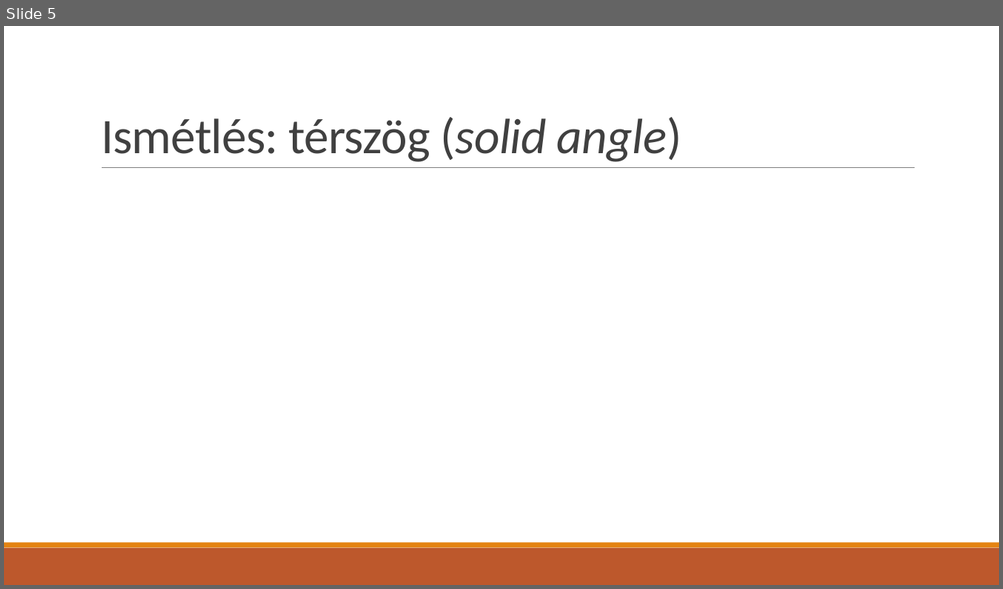
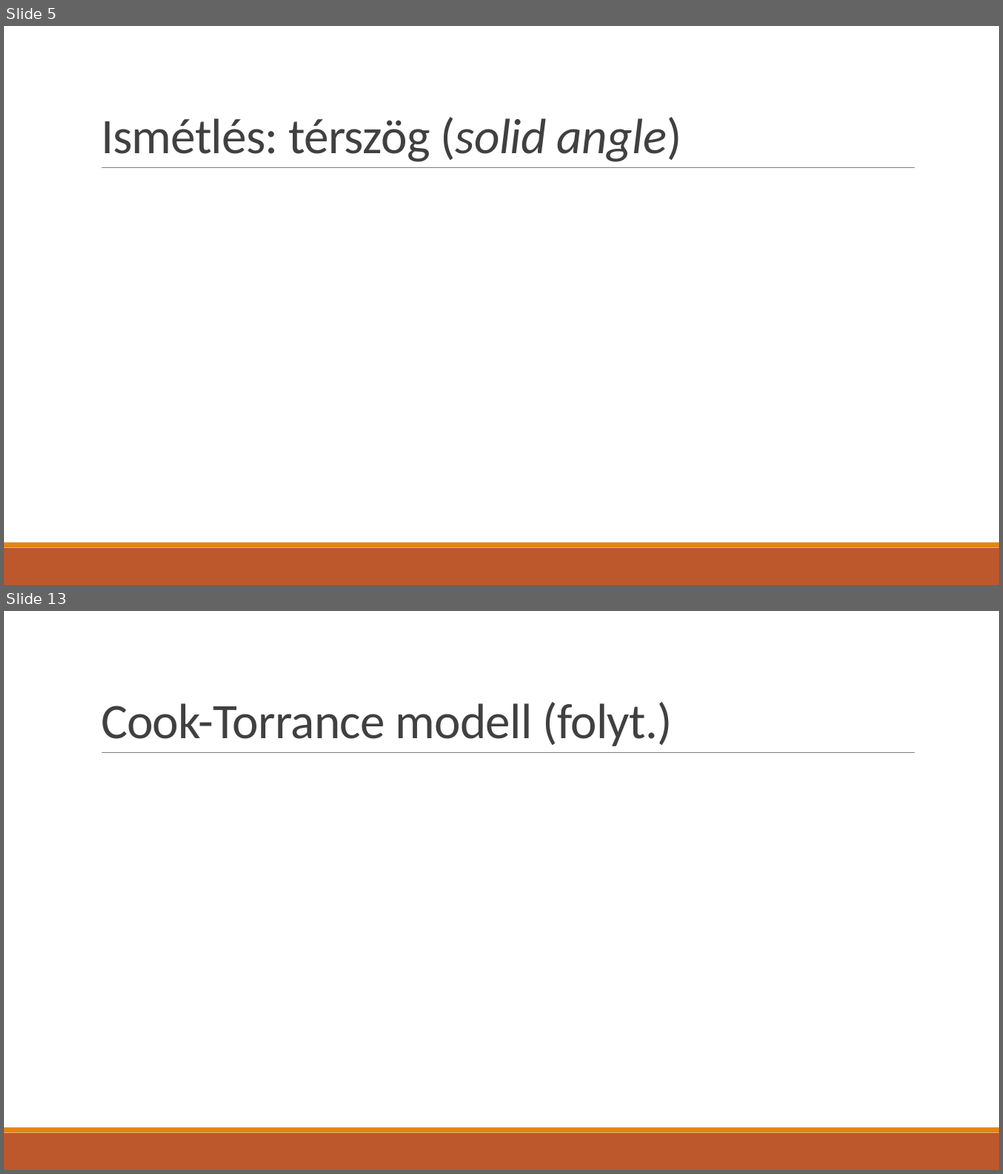
Before and after one commit to asylum2010/Asylum-s-ELTE-Exercises, a slide deck: PBR_EA_01.pptx. Shown one above the other, each under a label of ours: slide 5 before the commit, slides 5 and 13 after it; the slides between them are not shown. The pictures are 1003x589 and 1003x1174 pixels, drawn with LibreOffice and Linux fonts; fonts in the diff are those of the drawing; grey boxes stand for pictures. Boxes give left, top, right and bottom in pixels: in the first picture for what was removed or moved away, otherwise in the second. Text is boxed around its words. In the diff, an @@ line names an element or a change of style, - is before the commit and + after.

```diff
--- a/PBR_EA_01.pptx
+++ b/PBR_EA_01.pptx
@@ slide 13 added at (x1=4, y1=611, x2=999, y2=1170), background #FFFFFF; not listed: 3 template elements that a slide beside it also shows @@
@@ title added at (x1=101, y1=702, x2=672, y2=746), 48 pt, text #404040 @@
+Cook-Torrance modell (folyt.)
```
Also in this commit, not shown: 1 slide changed, 9 other slides added, 6 other files.
